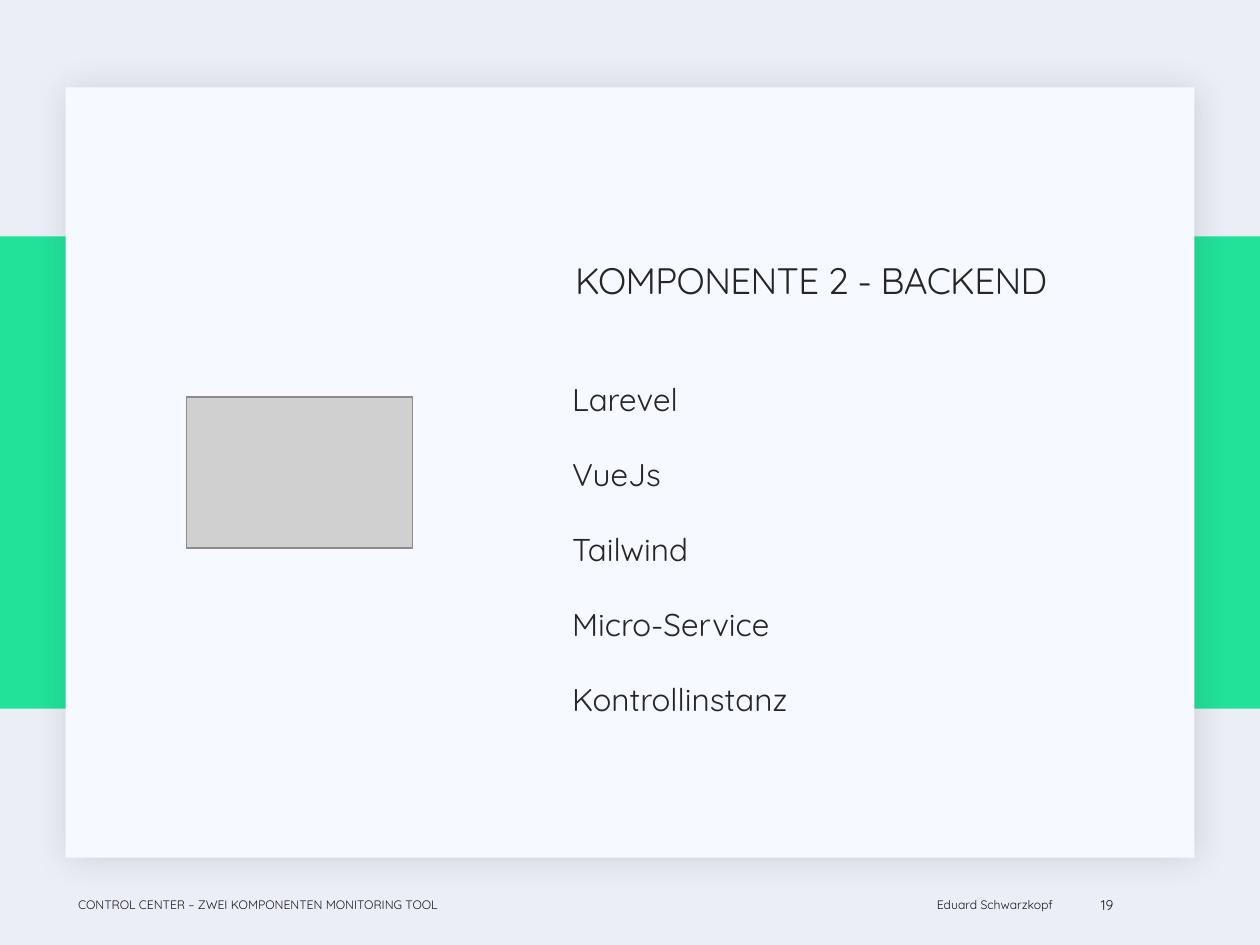
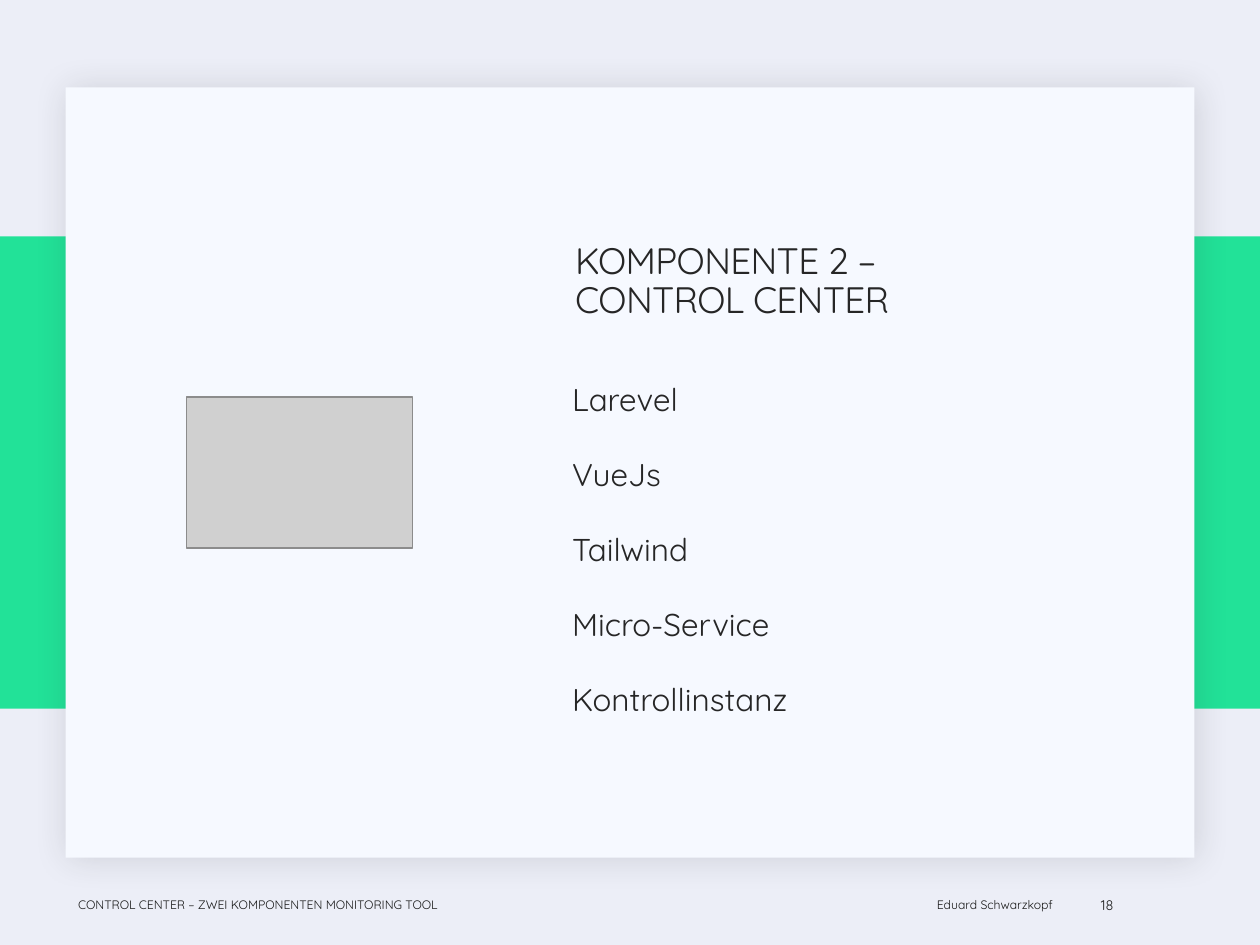
Before and after one commit to EduardSchwarzkopf/Abschlusspr-sentation, a slide deck: slide 18 of Abschluss_präsi.pptx (slide 19 before the commit). Drawn at 1260x945 pixels with LibreOffice and Linux fonts; fonts in the diff are those of the drawing; grey boxes stand for pictures; background and template pictures are left out. Boxes give left, top, right and bottom in pixels: in the first picture for what was removed or moved away, otherwise in the second. Text is boxed around its words. In the diff, an @@ line names an element or a change of style, - is before the commit and + after.

```diff
--- a/Abschluss_präsi.pptx
+++ b/Abschluss_präsi.pptx
@@ title at (575,248,889,314): text changed @@
-KOMPONENTE 2 - BACKEND
+KOMPONENTE 2 –
+CONTROL CENTER
@@ page number at (1101,900,1114,910): text changed @@
-19
+18
```
Also in this commit, not shown: 2 other slides changed, 1 slide removed.
